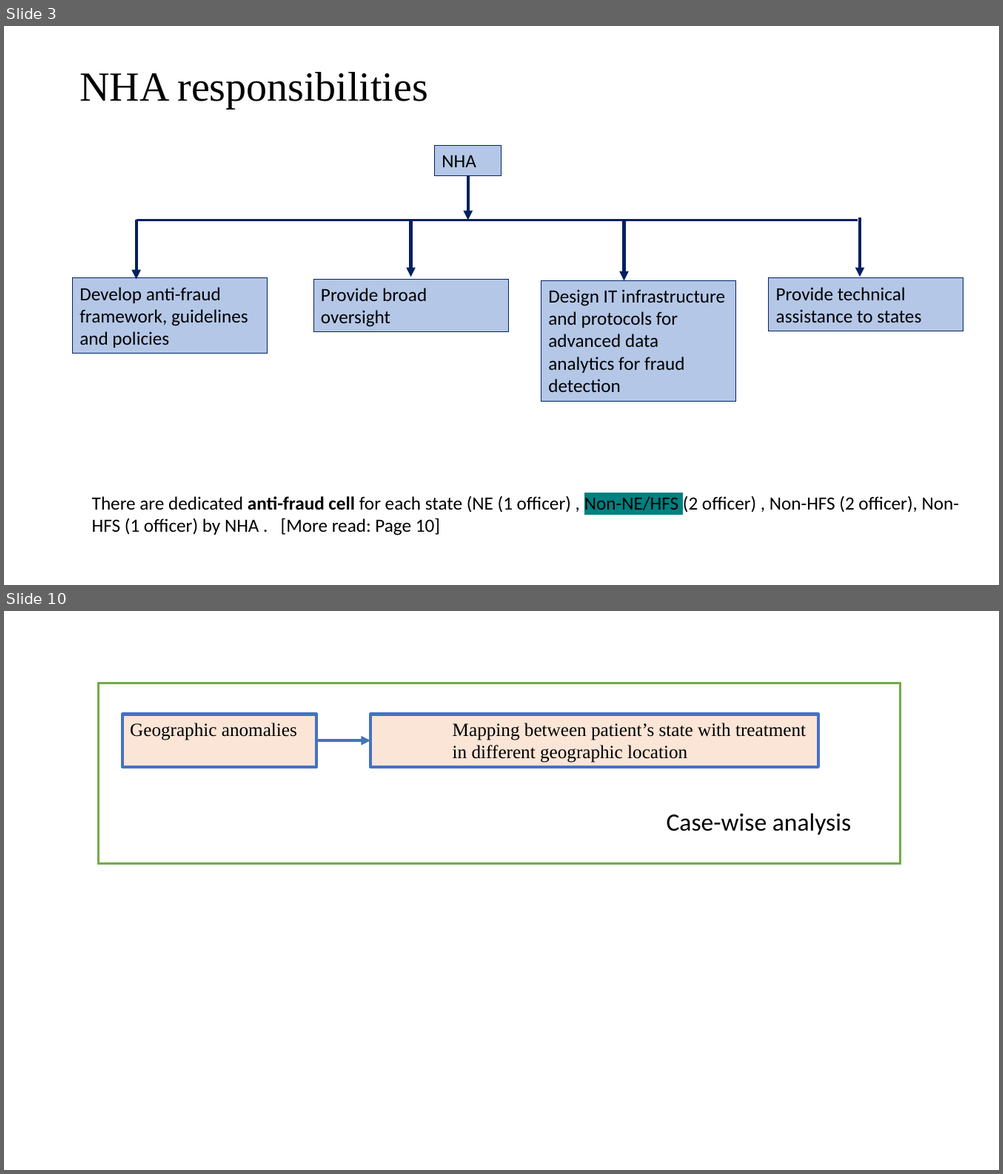
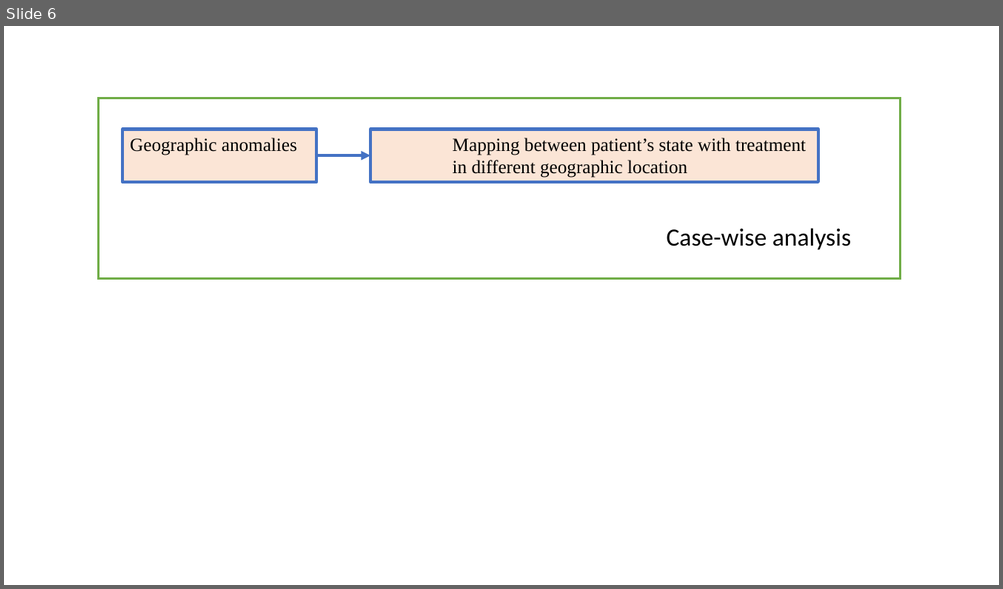
Before and after one commit to Sheepy01/pmjay_fraud_dashboard, a slide deck: Progress Presentation/Fraud_detection_dashboard_presentation_1.pptx. Shown one above the other, each under a label of ours: slides 3 and 10 before the commit, slide 6 after it; the slides between them are not shown. The pictures are 1003x1174 and 1003x589 pixels, drawn with LibreOffice and Linux fonts; fonts in the diff are those of the drawing. Boxes give left, top, right and bottom in pixels: in the first picture for what was removed or moved away, otherwise in the second. Text is boxed around its words. In the diff, an @@ line names an element or a change of style, - is before the commit and + after.

```diff
--- a/Progress Presentation/Fraud_detection_dashboard_presentation_1.pptx
+++ b/Progress Presentation/Fraud_detection_dashboard_presentation_1.pptx
@@ slide 3 removed at [4, 26, 999, 585], background #FFFFFF @@
@@ title removed at [79, 72, 428, 109] @@
-NHA responsibilities
@@ rectangle removed at [435, 145, 502, 175] @@
-NHA
@@ arrow removed from (468, 176) to (468, 220) @@
@@ line removed from (136, 220) to (857, 220) @@
@@ arrow removed from (136, 220) to (136, 280) @@
@@ arrow removed from (410, 220) to (410, 278) @@
@@ arrow removed from (624, 220) to (624, 281) @@
@@ arrow removed from (859, 218) to (859, 278) @@
@@ rectangle removed at [73, 278, 267, 354] @@
-Develop anti-fraud framework, guidelines and policies
@@ rectangle removed at [313, 280, 509, 332] @@
-Provide broad oversight
@@ rectangle removed at [541, 281, 736, 402] @@
-Design IT infrastructure and protocols for advanced data analytics for fraud detection
@@ rectangle removed at [768, 278, 964, 331] @@
-Provide technical assistance to states
@@ text removed at [92, 496, 959, 536] @@
-There are dedicated anti-fraud cell for each state (NE (1 officer) , Non-NE/HFS (2 officer) , Non-HFS (2 officer), Non-HFS (1 officer) by NHA . [More read: Page 10]
@@ what was slide 10 is now slide 6 @@
```
Also in this commit, not shown: 12 slides changed, 5 other slides removed, 17 other files.
